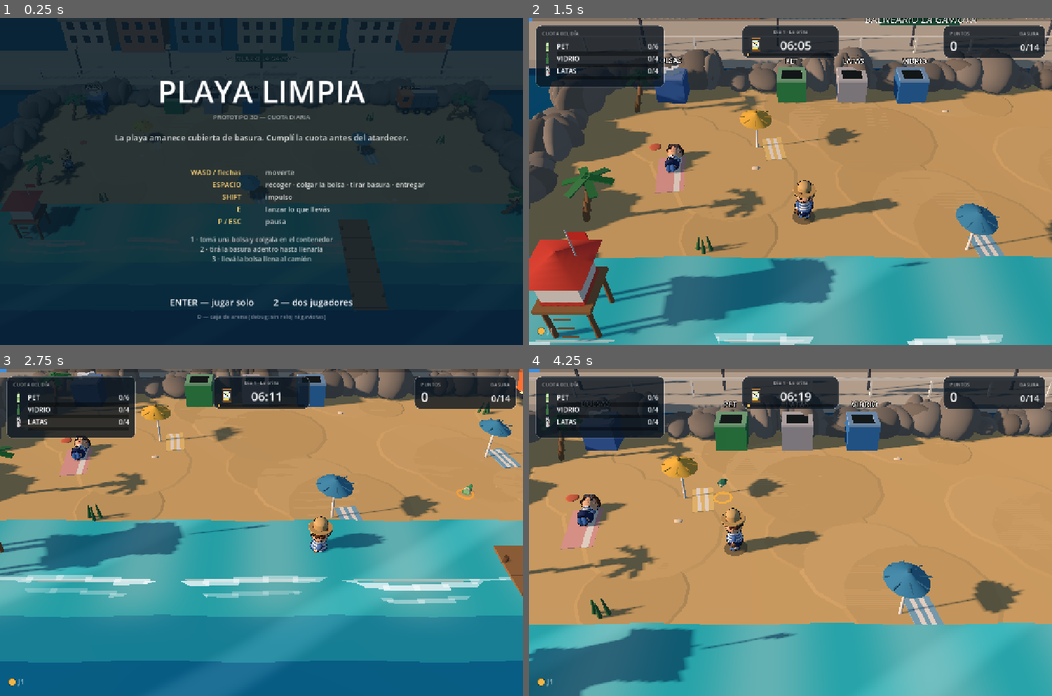
Above: before the commit, frames 1-4 (two rows, left to right).
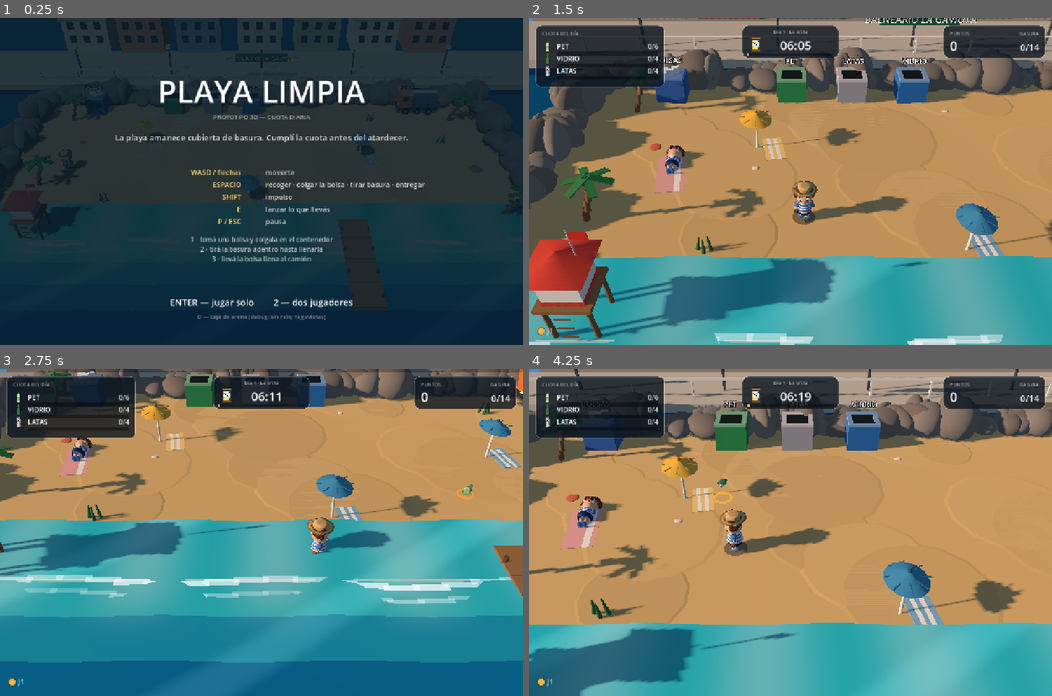
Above: after the commit, the same moments.

Repository: Catech124/playa-limpiar
Game: Godot game, scene res://scenes/Main.tscn
Two runs of this game, one before a commit and one after it. Both use one fixed random seed, a clock stepped at 60 frames per second and the inputs below.
Inputs:
- Up to frame 1 (0.25 s): no input
- Up to frame 2 (1.5 s): tap Enter at 0.5 s; hold D 0.53-1.28 s; tap Shift at 0.6 s; tap Space at 0.77, 1.07 s; hold S from 1.28 s (still down); tap E at 1.35 s
- Up to frame 3 (2.75 s): tap Space at 1.52, 1.82 s; release S at 2.03 s; hold D from 2.03 s (still down); tap Enter at 2.1 s
- Up to frame 4 (4.25 s): release D at 2.78 s; hold W 2.78-3.53 s; tap Ctrl at 2.85 s; tap Space at 3.02, 3.32, 3.77, 4.07 s; hold A from 3.53 s (still down); tap Keypad Enter at 3.6 s

The runs differ from the first frame. In frame 1, less than 0.1% of the frame differs, in the area x 11-14%, y 40-47%; in frame 2, 0.6%; in frame 3, 0.5%; in frame 4, 0.7%, in the area x 9-58%, y 38-57%.

Commit message:
Personaje modelado en Blender: chico de playa con superficies suaves
- tools/gen_kid.py: generador (Blender headless) del personaje con lathes,
  esferas suaves, biseles y ala del sombrero ondulada. Exporta kid.glb con
  las bisagras arm_l/arm_r/leg_l/leg_r/head/hat y renderiza una preview.
- Paleta convertida a lineal antes de exportar (si no, Godot mostraba todo
  lavado).
- El jugador carga assets/kid.glb; si falta, cae al modelo de primitivas
  (char_model.gd) para no romper el juego.
- Los NPCs usan el mismo GLB con el sombrero oculto y una gorrita de color.

108 comprobaciones headless en verde.

Diff:
--- a/scripts/npcs.gd
+++ b/scripts/npcs.gd
@@ -60,13 +60,46 @@
 
 func _build(npc: Npc) -> Node3D:
 	var root := Node3D.new()
-	# mismo modelo que el jugador, con gorrita en vez de sombrero de paja
-	var model := CharModel.build(npc.color, "cap")
+	# mismo modelo que el jugador; a los NPCs se les cambia el sombrero por gorrita
+	var model: Node3D = null
+	if ResourceLoader.exists("res://assets/kid.glb"):
+		var packed := load("res://assets/kid.glb") as PackedScene
+		if packed != null:
+			model = packed.instantiate()
+	if model == null:
+		model = CharModel.build(npc.color, "cap")
 	root.add_child(model)
 	for h in ["arm_l", "arm_r", "leg_l", "leg_r", "head", "hat"]:
 		var node := model.find_child(h, true, false)
 		if node is Node3D:
 			npc.hinges[h] = node
+
+	# gorrita: se oculta el sombrero de paja y se agrega una gorra al cráneo
+	var hat: Node3D = npc.hinges.get("hat")
+	if hat != null:
+		hat.visible = false
+	var head: Node3D = npc.hinges.get("head")
+	if head != null:
+		var cap := SphereMesh.new()
+		cap.radius = 0.205
+		cap.height = 0.41
+		cap.radial_segments = 20
+		cap.rings = 10
+		var cm := MeshInstance3D.new()
+		cm.mesh = cap
+		cm.material_override = ItemVisuals.material(npc.color.darkened(0.10))
+		cm.position = Vector3(0, 0.20, 0)
+		cm.scale = Vector3(1.0, 0.62, 1.0)
+		head.add_child(cm)
+		var visor := BoxMesh.new()
+		visor.size = Vector3(0.26, 0.022, 0.16)
+		var vm := MeshInstance3D.new()
+		vm.mesh = visor
+		vm.material_override = ItemVisuals.material(npc.color.darkened(0.25))
+		vm.position = Vector3(0, 0.245, 0.185)
+		vm.rotation_degrees = Vector3(-8, 0, 0)
+		head.add_child(vm)
+
 	npc.body = model
 	return root
 
--- a/scripts/player.gd
+++ b/scripts/player.gd
@@ -78,9 +78,15 @@
 	_body_mesh = Node3D.new()
 	add_child(_body_mesh)
 
-	# personaje de primitivas (sin GLB): cuerpo trapecio, brazos cilíndricos con
-	# guantes blancos, cabeza circular y sombrero de paja
-	var model := CharModel.build(color, "straw")
+	# personaje modelado en Blender (tools/gen_kid.py). Si el GLB no está,
+	# cae al modelo de primitivas para no romper el juego.
+	var model: Node3D = null
+	if ResourceLoader.exists("res://assets/kid.glb"):
+		var packed := load("res://assets/kid.glb") as PackedScene
+		if packed != null:
+			model = packed.instantiate()
+	if model == null:
+		model = CharModel.build(color, "straw")
 	_body_mesh.add_child(model)
 	for hinge in ["arm_l", "arm_r", "leg_l", "leg_r", "head", "hat"]:
 		var node := model.find_child(hinge, true, false)
@@ -92,7 +98,7 @@
 	carry_anchor = Node3D.new()
 	# EN LAS MANOS: con la pose de cargar (brazos a -1.15 rad) los guantes
 	# quedan en (±0.09, 0.41, 0.27) en el espacio del cuerpo.
-	carry_anchor.position = CharModel.HAND_CARRY
+	carry_anchor.position = Vector3(0.0, 0.345, 0.220)
 	_body_mesh.add_child(carry_anchor)              # gira con el personaje
 
 
Binary file added: assets/kid.glb
Not shown, added: assets/kid.glb.import
Binary file added: docs/captura-personaje-ingame.png
Binary file added: docs/preview-personaje-blender.png
Not shown, added: scripts/char_preview.gd.uid
Not shown, changed: README.md
Not shown, added: tools/gen_kid.py
